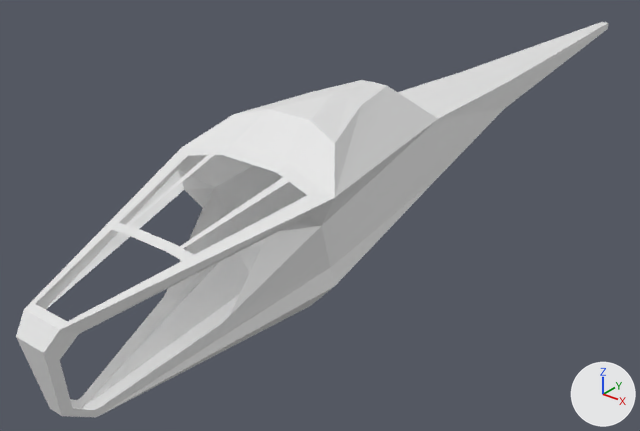
An edit to the Blender file Ornithopter.blend, drawn before and after from the same camera.
Both versions are drawn from a camera (50 mm lens) standing at (9.73, -12.62, 7.41) and looking at (-1.23, 1.08, -1.09). Lighting does not change. The marker at lower right points along +X, +Y and +Z.

In view in the first picture: 'main_fuselage'.
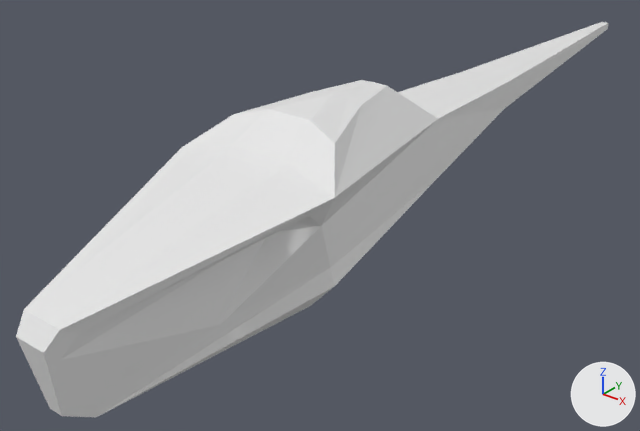
Where the change shows, as pixel boxes [x1, y1, x2, y2] in the pictures (640 x 431 px):
```json
{"object": "wind_shield_left", "change": "shown", "after": [60, 238, 266, 410]}
{"object": "wind_shield_top", "change": "shown", "after": [130, 155, 283, 247]}
{"object": "wind_shield_top_front", "change": "shown", "after": [35, 230, 181, 321]}
{"object": "wind_shield_top_left", "change": "shown", "after": [183, 182, 307, 255]}
{"object": "wind_shield_top_right", "change": "shown", "after": [119, 155, 207, 225]}
```

Scene script edits in JSON lines:
```json
{"op": "remove", "block": "ob_wind_shield_left", "code": "ob_wind_shield_left.hide_set(True)"}
{"op": "remove", "block": "ob_wind_shield_top_front", "code": "ob_wind_shield_top_front.hide_set(True)"}
{"op": "remove", "block": "ob_wind_shield_top", "code": "ob_wind_shield_top.hide_set(True)"}
{"op": "remove", "block": "ob_wind_shield_top_left", "code": "ob_wind_shield_top_left.hide_set(True)"}
{"op": "remove", "block": "ob_wind_shield_top_right", "code": "ob_wind_shield_top_right.hide_set(True)"}
```
